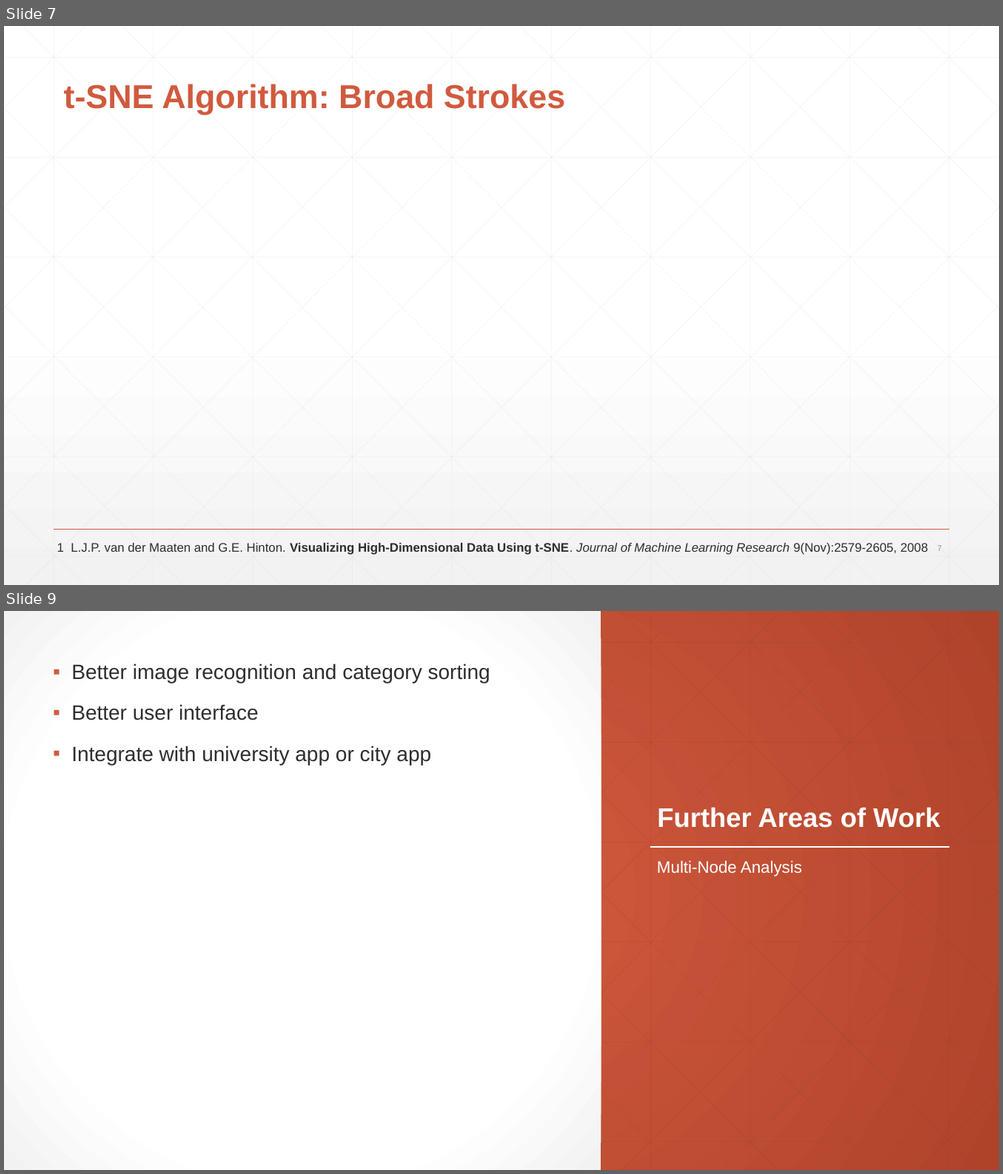
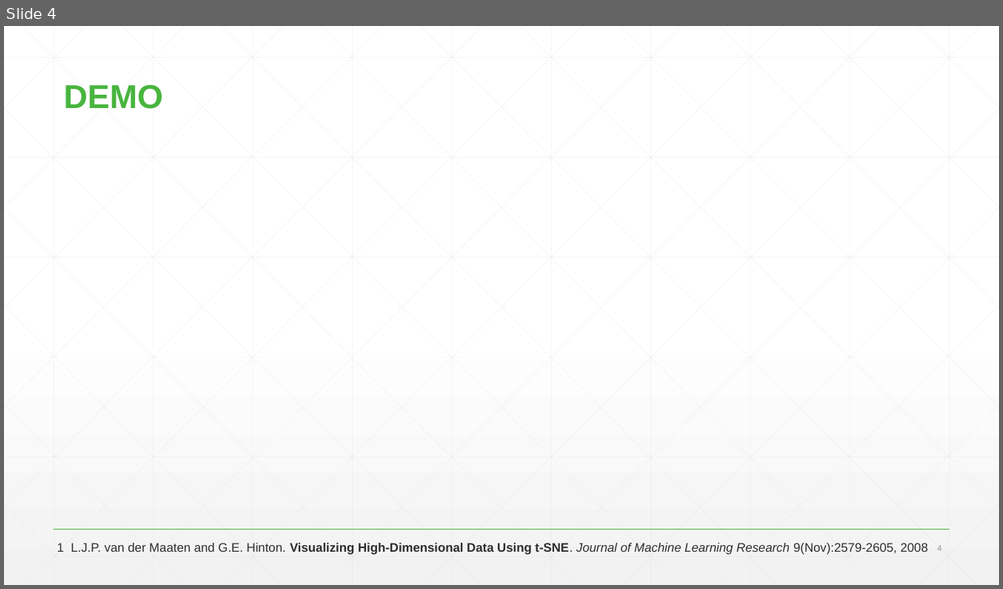
Before and after one commit to j-tseng/junkSort.AI, a slide deck: junksort-presentation.pptx. Shown one above the other, each under a label of ours: slides 7 and 9 before the commit, slide 4 after it; the slides between them are not shown. The pictures are 1003x1174 and 1003x589 pixels, drawn with LibreOffice and Linux fonts; fonts in the diff are those of the drawing; grey boxes stand for pictures. Boxes give left, top, right and bottom in pixels: in the first picture for what was removed or moved away, otherwise in the second. Text is boxed around its words. In the diff, an @@ line names an element or a change of style, - is before the commit and + after.

```diff
--- a/junksort-presentation.pptx
+++ b/junksort-presentation.pptx
@@ slide 9 removed at <box>4,611,999,1170</box>, background gradient #D15A3E to #AF432A @@
@@ rectangle removed at <box>4,611,601,1170</box> @@
@@ text removed at <box>71,664,490,765</box> @@
-▪ Better image recognition and category sorting
-▪ Better user interface
-▪ Integrate with university app or city app
@@ title removed at <box>657,807,939,828</box> @@
-Further Areas of Work
@@ line removed from (650, 848) to (949, 848) @@
@@ text removed at <box>657,860,802,877</box> @@
-Multi-Node Analysis
@@ group removed at <box>4,611,999,1170</box>: 46 lines @@
@@ what was slide 7 is now slide 4 @@
@@ slide 4 changed as well @@
@@ title at <box>64,84,163,109</box>: text changed; text colour #D15A3E to #48B53F @@
-t-SNE Algorithm: Broad Strokes
+DEMO
@@ line (54, 530) - (949, 530): stroke #D15A3E 1 pt to #48B53F 1 pt @@
@@ page number at <box>937,545,942,551</box>: text changed @@
-7
+4
```
Also in this commit, not shown: 1 other slide changed, 3 slides added, 6 other slides removed.
